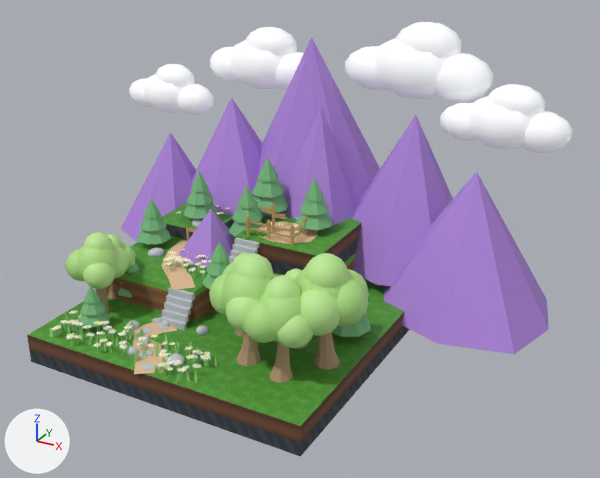
The Blender file Assets/Blender_Source/map_25d_fixed.blend as it was, and as the next commit left it.
The view is the same before and after, from a 50 mm camera at (22.6, -19.4, 16.2) aimed at (7.4, 8.3, 2.4). Lighting does not change. The marker at lower left points along +X, +Y and +Z. The older version comes first.

The first picture shows 'SM_Cloud_01', 'SM_Cloud_02', 'SM_Cloud_03', 'SM_Cloud_04', 'SM_Fence_Wood_Overlook', 'SM_Mountains_Background', 'SM_Overlook_Dirt_Pad', 'SM_Signpost_Overlook', 'SM_Terrain_Chunk', 'SM_Tier2_Pavers', 'SM_Tree_Deciduous_01', 'SM_Tree_Deciduous_03', 'SM_Tree_Deciduous_05', 'SM_Tree_Deciduous_06', 'SM_Tree_Pine_06', 'SM_Tree_Pine_07' and 26 more.
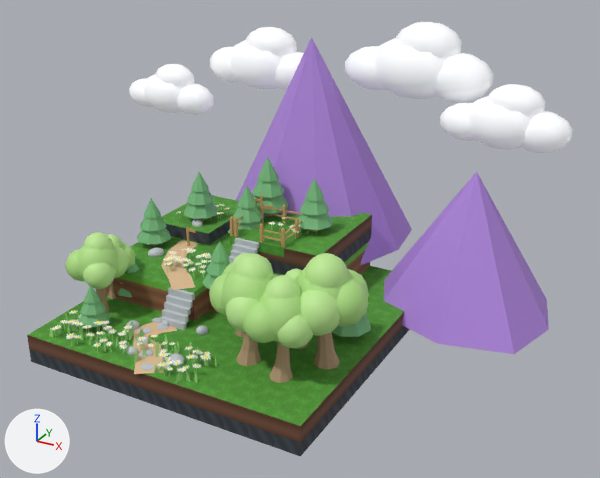
Diff of the bpy script that builds the scene:
```diff
--- a/Assets/Blender_Source/map_25d_fixed.blend.py
+++ b/Assets/Blender_Source/map_25d_fixed.blend.py
@@ me_landing_pavers_mesh @@
-me_landing_pavers_mesh.from_pydata(...)  # 40 vertices, 30 faces; spans x 5.18..6.12, y 6.99..7.96, z 2.1..2.52
+me_landing_pavers_mesh.from_pydata(...)  # 50 vertices, 48 faces; spans x 4.8..7.4, y 6.99..9.4, z 2.1..2.52
+# me_landing_pavers_mesh part 1: the loose piece of 8 vertices spanning x 5.18..5.62, y 6.99..7.46, z 2.1..2.52 is deleted
+# me_landing_pavers_mesh part 2: the loose piece of 8 vertices spanning x 5.68..6.12, y 6.99..7.46, z 2.1..2.52 is deleted
+# me_landing_pavers_mesh part 3: the loose piece of 8 vertices spanning x 5.68..6.12, y 7.54..7.96, z 2.1..2.52 is deleted
+# me_landing_pavers_mesh part 4: 8 vertices removed from x 5.18..6.12, y 6.99..7.96, z 2.1..2.5; 50 vertices added at x 4.8..7.4, y 6.99..9.4, z 2.1..2.52
+# other edits to the shape of me_landing_pavers_mesh do not show in these pictures
 me_landing_pavers_mesh.materials.append(mat_mat_grass)
@@ me_mountains_mesh @@
-me_mountains_mesh.from_pydata(...)  # 63 vertices, 56 faces; spans x -3.7..17.3, y 6.1..16.8, z -0.5..9.8
+me_mountains_mesh.from_pydata(...)  # 20 vertices, 18 faces; spans x 0.6..17.3, y 7.8..16.8, z -0.5..9.8
+# me_mountains_mesh part 5: the loose piece of 9 vertices spanning x 6.8..13.6, y 9.5..15.1, z 0.5..7.2 is deleted
+# me_mountains_mesh part 6: the loose piece of 9 vertices spanning x 4.1..8.8, y 9.4..13.5, z 1.5..7.2 is deleted
+# me_mountains_mesh part 7: the loose piece of 9 vertices spanning x -1.6..4.8, y 9.7..15.0, z 1.0..6.8 is deleted
+# me_mountains_mesh part 8: the loose piece of 8 vertices spanning x 2.3..4.8, y 6.1..8.7, z 1.2..3.4 is deleted
+# me_mountains_mesh part 9: the loose piece of 8 vertices spanning x -3.7..1.3, y 9.0..13.5, z 0.0..5.0 is deleted
 me_mountains_mesh.materials.append(mat_mat_mountain_purple)
@@ me_wooden_fence_mesh @@
-me_wooden_fence_mesh.from_pydata(...)  # 100 vertices, 80 faces; spans x 5.34..7.56, y 7.44..8.66, z 2.5..3.38
+me_wooden_fence_mesh.from_pydata(...)  # 209 vertices, 177 faces; spans x 4.82..7.38, y 7.0..9.38, z 2.5..3.38
+# me_wooden_fence_mesh part 10: the loose piece of 8 vertices spanning x 5.4..6.4, y 7.47..7.53, z 2.77..2.83 is moved by (0.92, -0.44, -0.02)
+# me_wooden_fence_mesh part 11: the loose piece of 8 vertices spanning x 5.4..6.4, y 7.47..7.53, z 3.05..3.11 is moved by (0.92, -0.44, -0.02)
+# me_wooden_fence_mesh part 12: 10 loose pieces with 68 vertices, spanning x 5.34..7.56, y 7.44..8.66, z 2.5..3.38, are deleted
+# me_wooden_fence_mesh part 13: 27 vertices added at x 4.82..5.14, y 7.0..8.26, z 2.5..3.38
+# me_wooden_fence_mesh part 14: 27 vertices added at x 6.26..7.38, y 7.0..8.26, z 2.5..3.38
+# me_wooden_fence_mesh part 15: 18 vertices added at x 4.82..6.16, y 9.26..9.38, z 2.5..3.38
+# other edits to the shape of me_wooden_fence_mesh do not show in these pictures
 me_wooden_fence_mesh.materials.append(mat_mat_wood)
@@ me_signpost_mesh @@
-me_signpost_mesh.from_pydata(...)  # 29 vertices, 23 faces; spans x 5.65..6.686, y 8.143..8.413, z 2.5..3.82
+me_signpost_mesh.from_pydata(...)  # 29 vertices, 23 faces; spans x 4.706..5.742, y 8.771..9.04, z 2.5..3.82
+# me_signpost_mesh part 16: the whole mesh is moved by (-0.944, 0.628, 0.0)
 me_signpost_mesh.materials.append(mat_mat_wood)
@@ ob_sm_overlook_dirt_pad @@
-ob_sm_overlook_dirt_pad = bpy.data.objects.new('SM_Overlook_Dirt_Pad', me_cylinder_007)
```

Location of each change, (x1, y1, x2, y2) in pixels of the pictures (600 x 478 px; the box of a moved part takes in the faces that stretch with it):
'SM_Mountains_Background', reshaped (27% narrower)
    before: (121, 37, 549, 354)
    after: (236, 37, 549, 354)
'SM_Tier2_Pavers', reshaped
    before: (237, 230, 267, 242)
    after: (230, 217, 310, 257)
'SM_Fence_Wood_Overlook', reshaped
    before: (246, 215, 307, 245)
    after: (229, 204, 302, 248)
'SM_Overlook_Dirt_Pad', deleted (beige)
    before: (256, 222, 318, 244)
'SM_Signpost_Overlook', moved
    before: (261, 203, 286, 232)
    after: (254, 194, 274, 223)
part 1 of me_landing_pavers_mesh, deleted
    before: (237, 233, 252, 240)
part 2 of me_landing_pavers_mesh, deleted
    before: (248, 236, 262, 242)
part 3 of me_landing_pavers_mesh, deleted
    before: (255, 232, 267, 237)
part 4 of me_landing_pavers_mesh, reshaped (green)
    after: (230, 217, 310, 257)
part 5 of me_mountains_mesh, deleted (purple)
    before: (352, 115, 453, 286)
part 6 of me_mountains_mesh, deleted (purple)
    before: (284, 107, 355, 225)
part 7 of me_mountains_mesh, deleted (purple)
    before: (192, 97, 262, 215)
part 8 of me_mountains_mesh, deleted (purple)
    before: (179, 209, 234, 267)
part 9 of me_mountains_mesh, deleted (purple)
    before: (121, 132, 196, 242)
part 10 of me_wooden_fence_mesh, moved or reshaped
    before: (249, 227, 267, 233)
    after: (263, 236, 281, 241)
part 11 of me_wooden_fence_mesh, moved or reshaped
    before: (249, 221, 267, 226)
    after: (263, 229, 281, 235)
part 12 of me_wooden_fence_mesh, deleted
    before: (246, 215, 307, 245)
part 13 of me_wooden_fence_mesh, added
    after: (229, 216, 238, 237)
part 14 of me_wooden_fence_mesh, added
    after: (259, 218, 299, 248)
part 15 of me_wooden_fence_mesh, added
    after: (283, 204, 287, 223)
